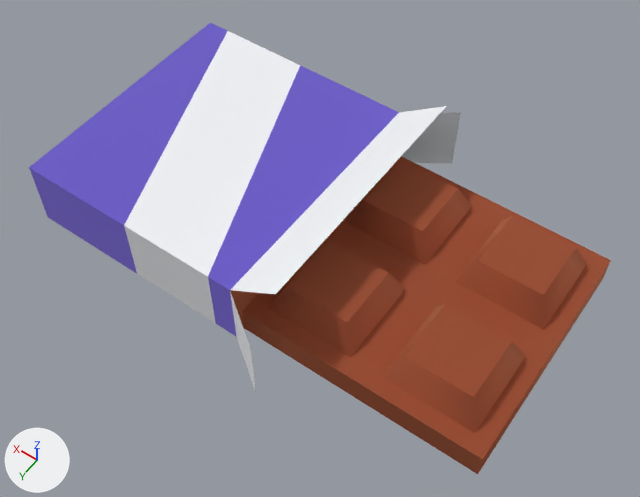
Before and after pictures for a commit that changed the glTF model public/assets/models/food/chocolateWrapper.GLB.
Rendered twice from a 50 mm camera at (-0.189, 0.265, 0.411) aimed at (-0.01, 0.015, 0.018). The axes (+X, +Y, +Z) are drawn at lower left. The lights are the same throughout.

In view in the first picture: 'chocolateWrapper'.
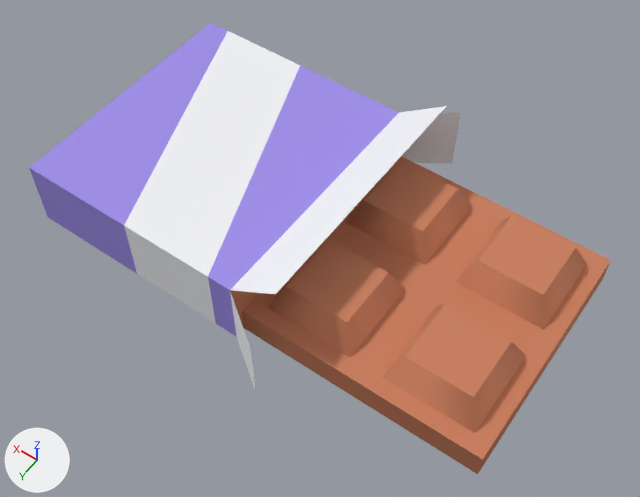
The newer file is also turned or shifted as a whole; pictures and numbers use the older file's frame.

Diff of the bpy script that builds the scene:
```diff
--- a/public/assets/models/food/chocolateWrapper.GLB.py
+++ b/public/assets/models/food/chocolateWrapper.GLB.py
@@ mat_purple_028 @@
+mat_purple_028 = principled_material('purple.028')
+mat_purple_028.base_color = (0.347, 0.27, 0.807)  # blue #9f8ee8
+mat_purple_028.roughness = 1.0
@@ mat_browndark_182 @@
+mat_browndark_182 = principled_material('brownDark.182')
+mat_browndark_182.base_color = (0.591, 0.213, 0.113)  # orange #ca7f5e
+mat_browndark_182.roughness = 1.0
@@ me_mesh_chocolatewrapper_002 @@
 me_mesh_chocolatewrapper_002.from_pydata(...)  # 62 vertices, 114 faces; spans x -0.146..0.146, y -0.101..0.101, z 0.0..0.065
 me_mesh_chocolatewrapper_002.materials.append(mat_white_044)
-me_mesh_chocolatewrapper_002.materials.append(mat_browndark_118)  # orange #ca7f5e
-me_mesh_chocolatewrapper_002.materials.append(mat_purple_020)  # blue #9f8ee8
+me_mesh_chocolatewrapper_002.materials.append(mat_browndark_182)  # orange #ca7f5e
+me_mesh_chocolatewrapper_002.materials.append(mat_purple_028)  # blue #9f8ee8
```

Where the change shows, as pixel boxes [x1, y1, x2, y2] in the pictures (640 x 497 px):
'chocolateWrapper', recoloured: [29, 23, 611, 474] in both
